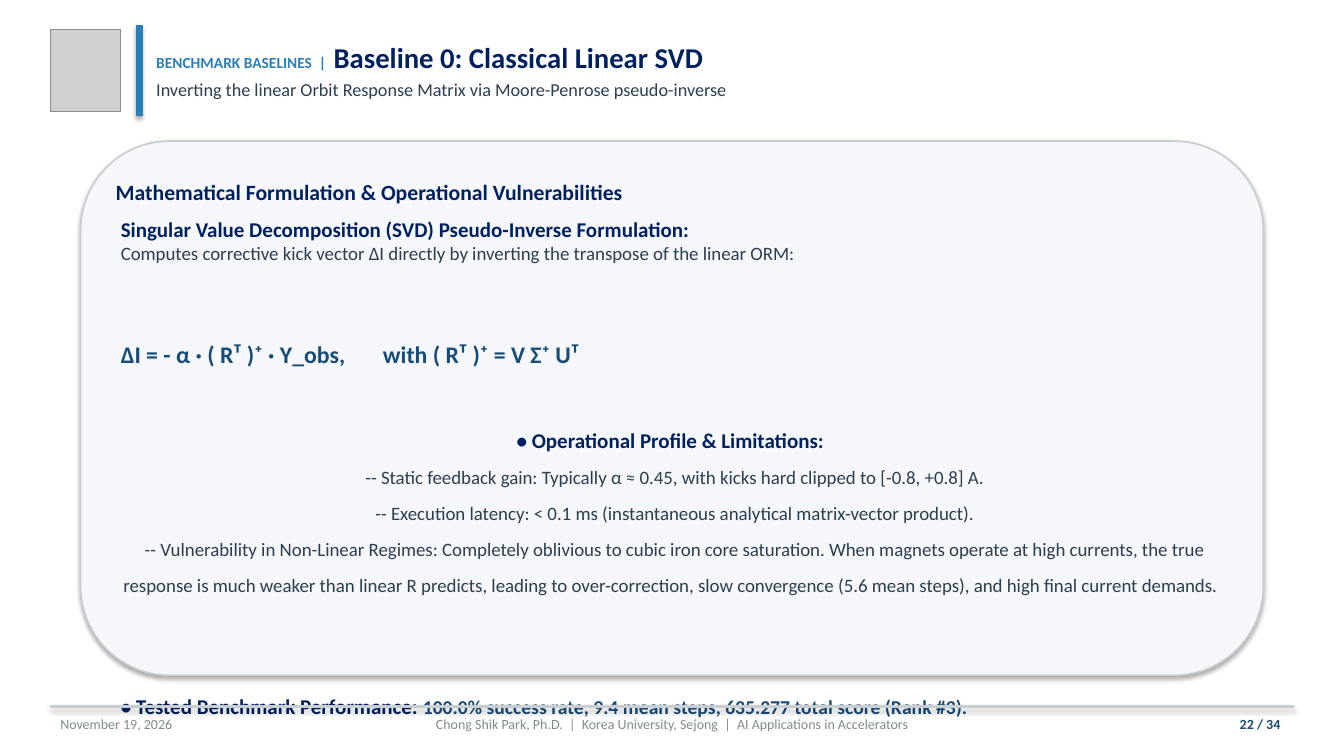
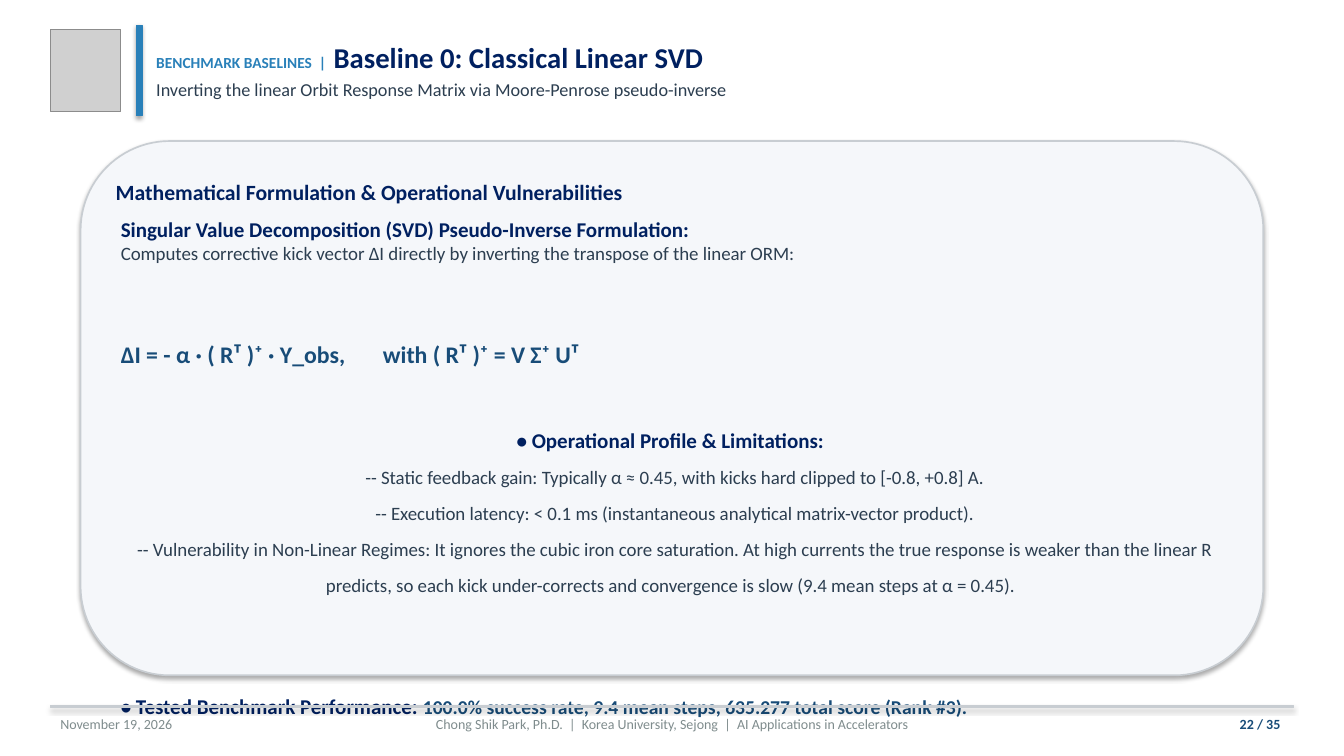
Before and after one commit to cspark7701/ai4acc-mini-hackathon, a slide deck: slide 22 of presentations/Lecture_1_AI_ML_Foundations_and_Control_Slides.pptx. Drawn at 1344x756 pixels with LibreOffice and Linux fonts; fonts in the diff are those of the drawing; grey boxes stand for pictures. Boxes give left, top, right and bottom in pixels: in the first picture for what was removed or moved away, otherwise in the second. Text is boxed around its words. In the diff, an @@ line names an element or a change of style, - is before the commit and + after.

```diff
--- a/presentations/Lecture_1_AI_ML_Foundations_and_Control_Slides.pptx
+++ b/presentations/Lecture_1_AI_ML_Foundations_and_Control_Slides.pptx
@@ text at (153,433,1211,595): text changed @@
-• Operational Profile & Limitations:
--- Static feedback gain: Typically α ≈ 0.45, with kicks hard clipped to [-0.8, +0.8] A.
--- Execution latency: < 0.1 ms (instantaneous analytical matrix-vector product).
--- Vulnerability in Non-Linear Regimes: Completely oblivious to cubic iron core saturation. When magnets operate at high currents, the true response is much weaker than linear R predicts, leading to over-correction, slow convergence (5.6 mean steps), and high final current demands.
+• Operational Profile & Limitations:
+-- Static feedback gain: Typically α ≈ 0.45, with kicks hard clipped to [-0.8, +0.8] A.
+-- Execution latency: < 0.1 ms (instantaneous analytical matrix-vector product).
+-- Vulnerability in Non-Linear Regimes: It ignores the cubic iron core saturation. At high currents the true response is weaker than the linear R predicts, so each kick under-corrects and convergence is slow (9.4 mean steps at α = 0.45).
@@ text at (1240,720,1280,729): text changed @@
-22 / 34
+22 / 35
```
Also in this commit, not shown: 34 other slides changed, 6 other files.
